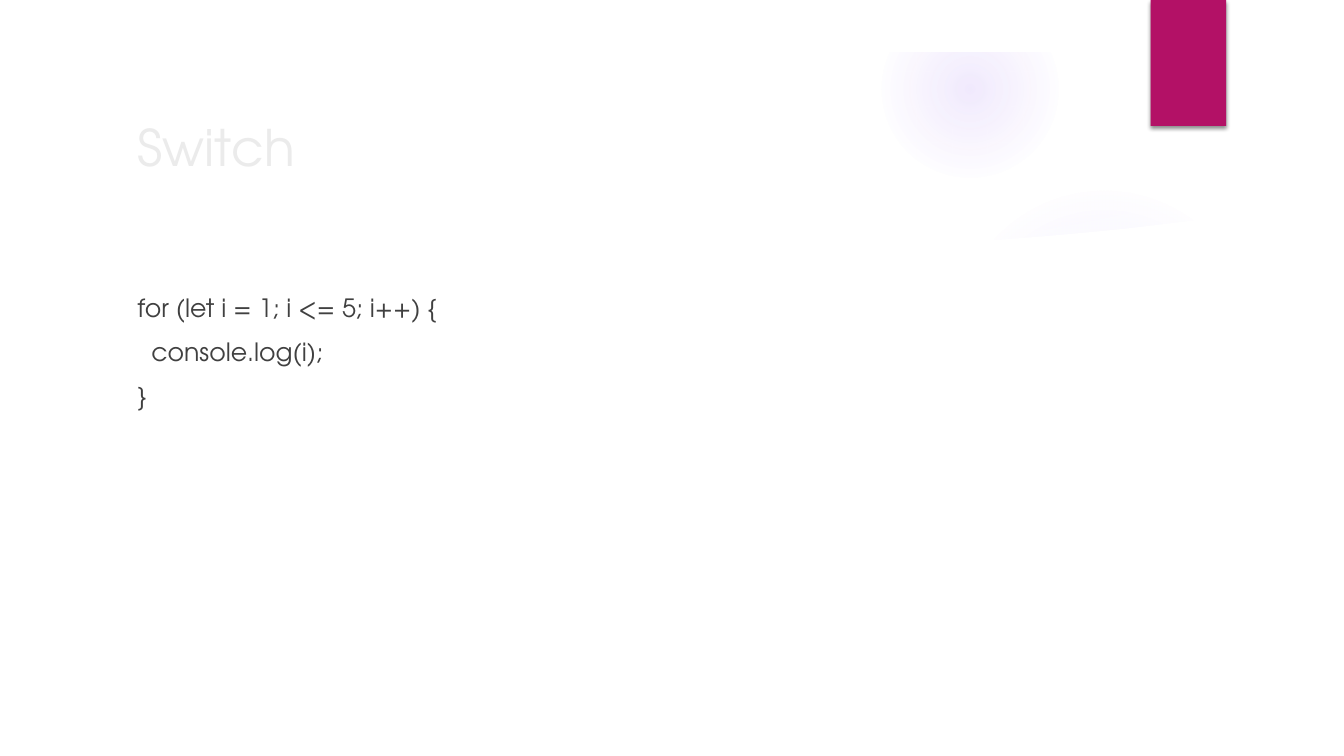
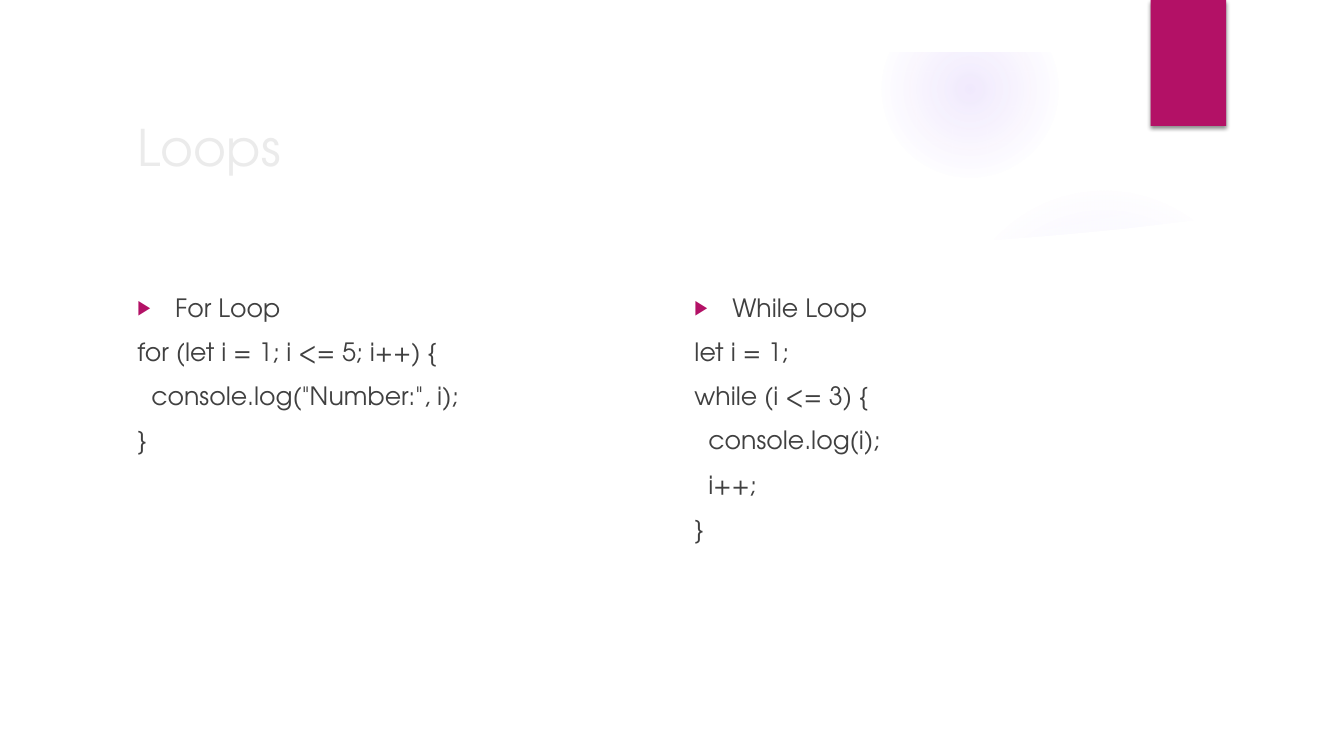
Before and after one commit to adarshrwl/Squarelabs_class, a slide deck: slide 16 of pdf/CSS GRID.pptx (slide 15 before the commit). Drawn at 1344x756 pixels with LibreOffice and Linux fonts; fonts in the diff are those of the drawing; background and template pictures are left out. Boxes give left, top, right and bottom in pixels: in the first picture for what was removed or moved away, otherwise in the second. Text is boxed around its words. In the diff, an @@ line names an element or a change of style, - is before the commit and + after.

```diff
--- a/pdf/CSS GRID.pptx
+++ b/pdf/CSS GRID.pptx
@@ title at box(127, 107, 1093, 185): text changed @@
-Switch
+Loops
@@ text at box(175, 298, 280, 322): paragraph added @@
+▶ For Loop
@@ text added at box(694, 298, 880, 496), 18 pt, text #404040 @@
+▶ While Loop
+let i = 1;
+while (i <= 3) {
+console.log(i);
+i++;
+}
@@ text at box(151, 386, 458, 411): text changed @@
-console.log(i);
+console.log("Number:", i);
```
Also in this commit, not shown: 1 other slide changed, 5 slides added, 2 other files.
